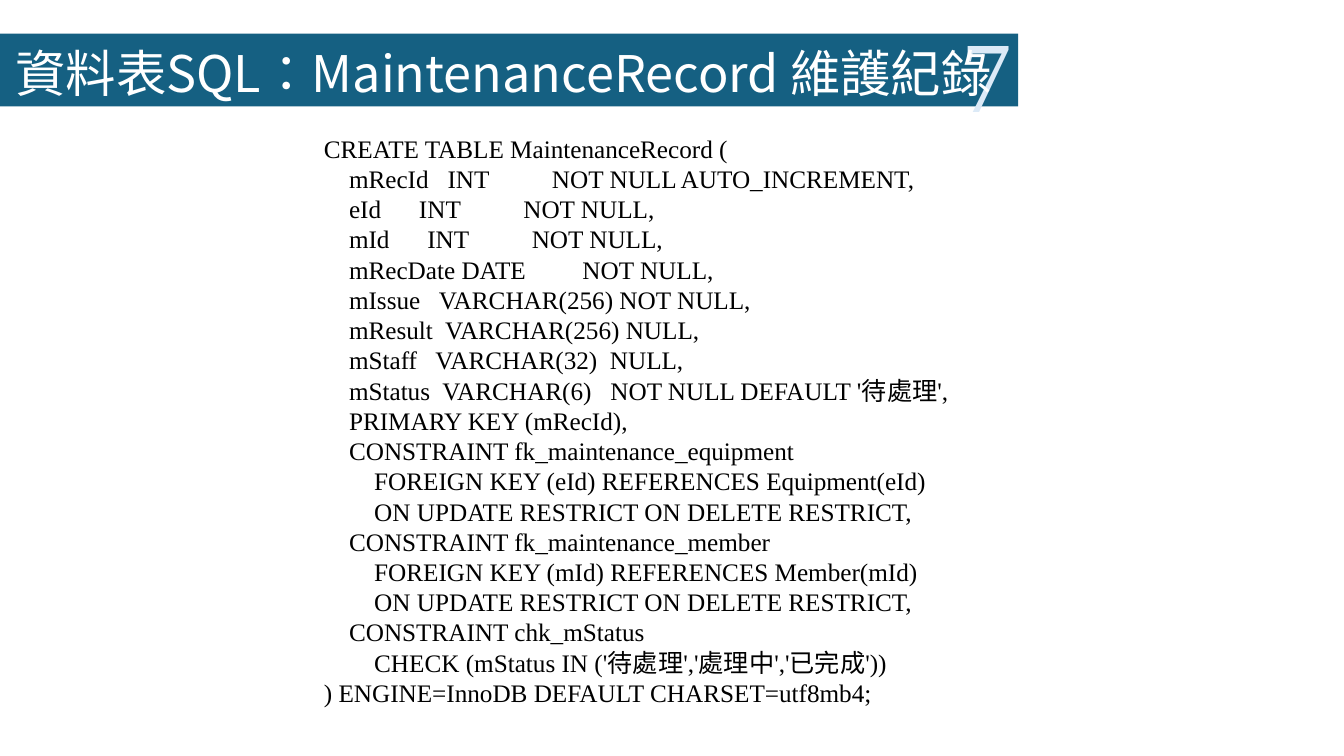
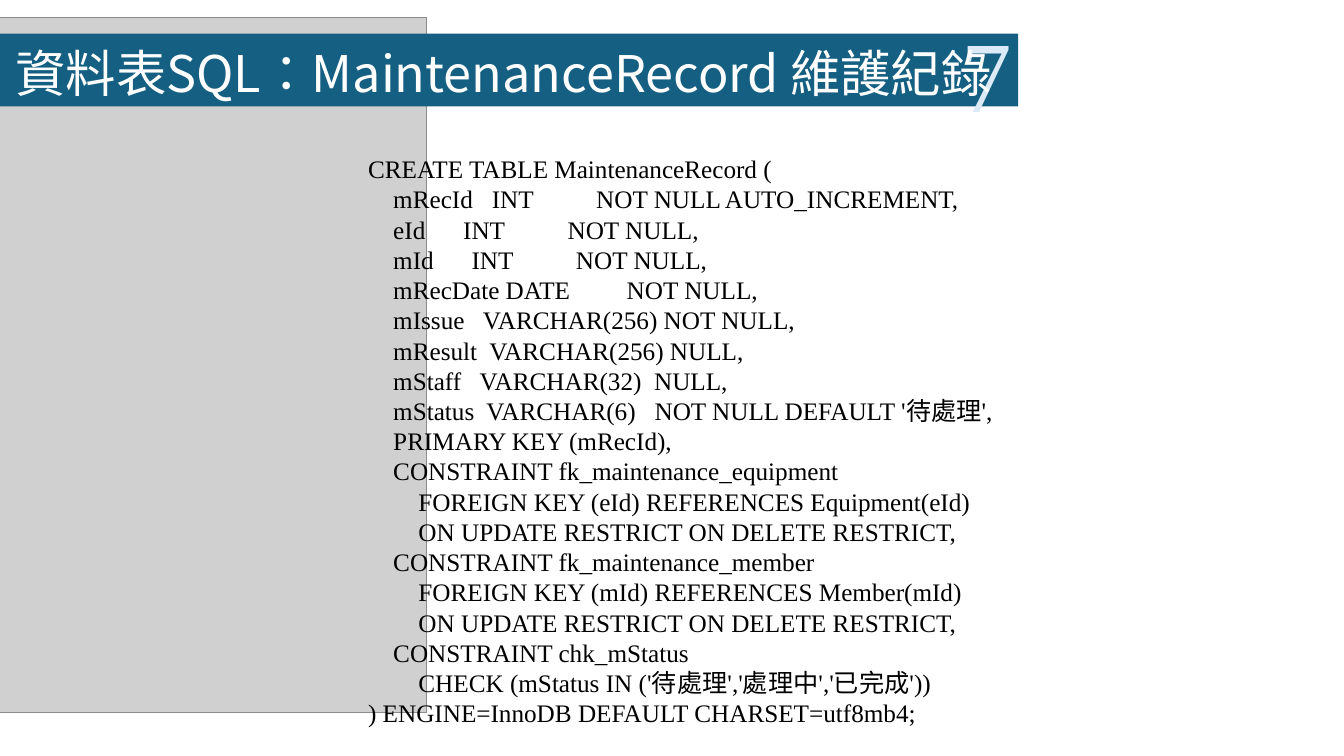
Before and after one commit to LazyEmotionO/NFU_DATABASE, a slide deck: slide 25 of 第四組_資料庫系統期末Part II簡報.pptx. Drawn at 1344x756 pixels with LibreOffice and Linux fonts; fonts in the diff are those of the drawing; grey boxes stand for pictures. Boxes give left, top, right and bottom in pixels: in the first picture for what was removed or moved away, otherwise in the second. Text is boxed around its words. In the diff, an @@ line names an element or a change of style, - is before the commit and + after.

```diff
--- a/第四組_資料庫系統期末Part II簡報.pptx
+++ b/第四組_資料庫系統期末Part II簡報.pptx
@@ picture added at (0,17,426,713) @@
@@ text "CREATE TABLE MaintenanceRecord (": place and size @@
-text "CREATE TABLE MaintenanceRecord (" at (324,140,948,706)
+text "CREATE TABLE MaintenanceRecord (" at (368,158,992,726)
```
Also in this commit, not shown: 13 other slides changed, 1 slide added.
